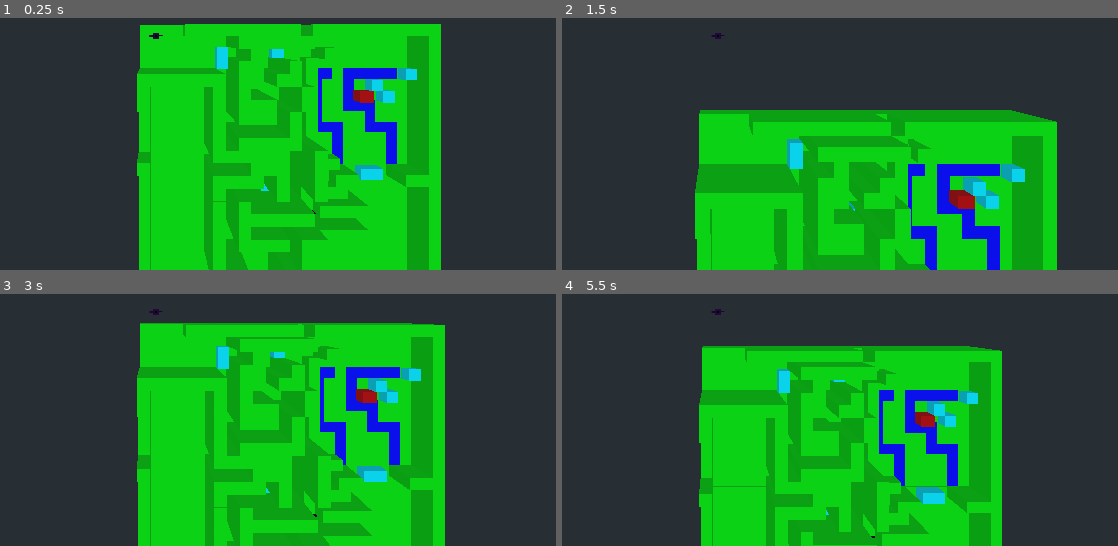
Above: before the commit, frames 1-4 (two rows, left to right).
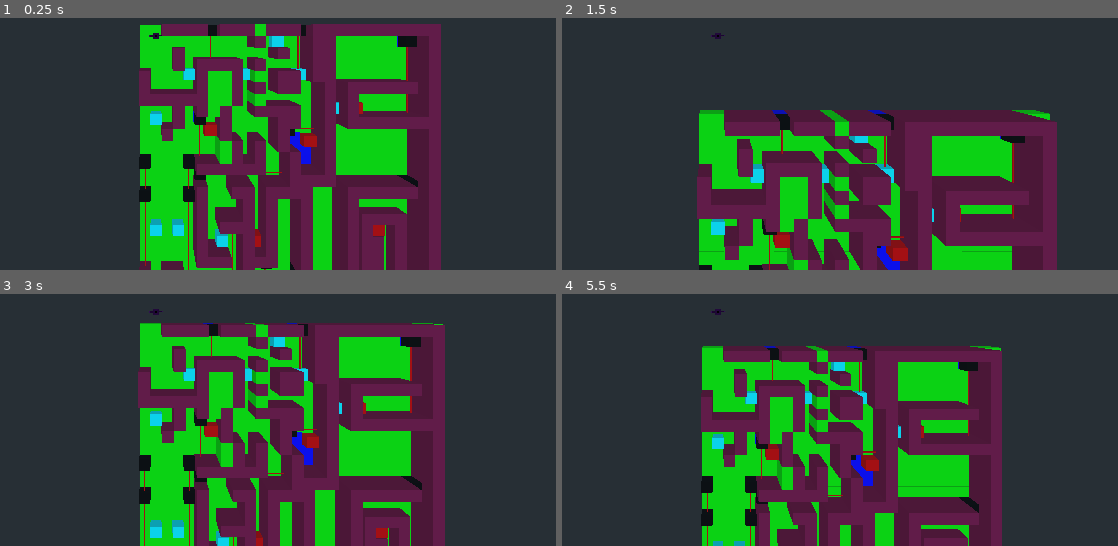
Above: after the commit, the same moments.

Repository: dktr0/NotWaitingForGodot
Game: Godot game, scene res://NotWaitingForGodot.tscn
Two runs of this game, one before a commit and one after it. Both use one fixed random seed, a clock stepped at 60 frames per second and the inputs below.
Inputs (mouse positions are in pixels of both pictures, inside the frame that each line leads up to):
- Up to frame 1 (0.25 s): no input
- Up to frame 2 (1.5 s): tap Enter at 0.5 s; move the mouse to (762, 33) at 0.52 s; hold W (left_stick_up) from 0.53 s (still down); tap Space (a_button) at 0.6, 1.35 s; click (762, 33) at 0.67 s; move the mouse to (678, 38) at 1.27 s
- Up to frame 3 (3 s): keep holding W (left_stick_up); move the mouse to (177, 304) at 2.02 s; tap Space (a_button) at 2.1, 2.85 s; tap R (reset) at 2.75 s; move the mouse to (144, 319) at 2.77 s; click (144, 319) at 2.92 s
- Up to frame 4 (5.5 s): keep holding W (left_stick_up); move the mouse to (778, 316) at 3.52 s; tap Space (a_button) at 3.6, 4.35, 5.1 s; move the mouse to (656, 306) at 4.27 s; tap R (reset) at 5 s; move the mouse to (728, 311) at 5.02 s; click (728, 311) at 5.17 s

The runs differ from the first frame. In frame 1, 39% of the frame differs, in the area x 24-80%, y 2-100%; in frame 2, 33%; in frame 3, 36%; in frame 4, 32%.

Commit message:
20240307

Diff:
--- /dev/null
+++ b/Beam.gd
@@ -0,0 +1,35 @@
+extends StaticBody
+
+onready var rayCast = $RayCast;
+onready var rayMesh = $RayMesh;
+
+var beamDirection = null;
+
+func _ready():
+	if beamDirection == "down":
+		rayCast.cast_to = Vector3(0,0,50);
+	elif beamDirection == "up":
+		rayCast.cast_to = Vector3(0,0,-50);
+	elif beamDirection == "left":
+		rayCast.cast_to = Vector3(-50,0,0);
+	else:
+		rayCast.cast_to = Vector3(50,0,0);
+
+func _physics_process(delta):
+	var hit = rayCast.get_collider();
+	if hit != null:
+		if !hit.is_in_group("Beam"):
+			var d = get_translation().distance_to(hit.get_translation());
+			print(str(d));
+			if(beamDirection == "down"):
+				rayMesh.set_scale(Vector3(0.1,0.1,d/2));
+				rayMesh.set_translation(Vector3(0,0,d/2));
+			if(beamDirection == "up"):
+				rayMesh.set_scale(Vector3(0.1,0.1,d*(-1)/2));
+				rayMesh.set_translation(Vector3(0,0,(d*-1)/2));
+			if(beamDirection == "left"):
+				rayMesh.set_scale(Vector3(d*(-1)/2,0.1,0.1));
+				rayMesh.set_translation(Vector3(d*(1)/2,0,0));
+			if(beamDirection == "right"):
+				rayMesh.set_scale(Vector3(d/2,0.1,0.1));
+				rayMesh.set_translation(Vector3(d/2,0,0));
--- /dev/null
+++ b/Beam.tscn
@@ -0,0 +1,33 @@
+[gd_scene load_steps=7 format=2]
+
+[ext_resource path="res://Beam.gd" type="Script" id=1]
+
+[sub_resource type="BoxShape" id=1]
+
+[sub_resource type="CubeMesh" id=2]
+
+[sub_resource type="SpatialMaterial" id=3]
+albedo_color = Color( 0.0117647, 0, 0, 1 )
+
+[sub_resource type="CubeMesh" id=4]
+
+[sub_resource type="SpatialMaterial" id=5]
+albedo_color = Color( 1, 0, 0, 1 )
+
+[node name="Beam" type="StaticBody" groups=["Beam"]]
+script = ExtResource( 1 )
+
+[node name="CollisionShape" type="CollisionShape" parent="."]
+shape = SubResource( 1 )
+
+[node name="CubeMesh" type="MeshInstance" parent="."]
+mesh = SubResource( 2 )
+material/0 = SubResource( 3 )
+
+[node name="RayCast" type="RayCast" parent="."]
+enabled = true
+
+[node name="RayMesh" type="MeshInstance" parent="."]
+transform = Transform( 0.1, 0, 0, 0, 0.1, 0, 0, 0, 10, 0, 0, 10 )
+mesh = SubResource( 4 )
+material/0 = SubResource( 5 )
--- a/NotWaitingForGodot.tscn
+++ b/NotWaitingForGodot.tscn
@@ -226,7 +226,7 @@
 [node name="NotWaitingForGodot" type="Spatial"]
 script = ExtResource( 1 )
 
-[node name="Player" type="KinematicBody" parent="."]
+[node name="Player" type="KinematicBody" parent="." groups=["Player"]]
 script = ExtResource( 2 )
 
 [node name="Camera" type="Camera" parent="Player"]
--- a/Player.gd
+++ b/Player.gd
@@ -53,7 +53,9 @@
 
 func _physics_process1(delta):
 	if global_translation.y > -20:
-		move_and_slide(fall, Vector3.UP)
+		# move_and_slide(fall, Vector3.UP)
+		# move_and_slide(fall,Vector3.UP,false,4,0.785398,false);
+		pass
 	if not is_on_floor():
 		fall.y -= gravity
 	if Input.is_action_just_pressed("a_button") and is_on_floor():
@@ -71,7 +73,9 @@
 	if direction.length() > 1:
 		direction = direction.normalized();
 	velocity = velocity.linear_interpolate(direction * speed, acceleration * delta);
-	velocity = move_and_slide(velocity, Vector3.UP);
+	# velocity = move_and_slide(velocity, Vector3.UP);
+	# velocity = move_and_slide(velocity,Vector3.UP,false,4,0.785398,false);
+	velocity = move_and_collide (velocity, false);
 
 func _physics_process2(delta):
 	if global_translation.y > -20:
--- a/World.gd
+++ b/World.gd
@@ -33,6 +33,13 @@
 	sb.add_child(m);
 	sb.translation = Vector3(x,y,z);
 	add_child(sb);
+
+func makeABeam(dir="up",x=0,y=0,z=0,r=1,g=0,b=0,xSize=2,ySize=2,zSize=2):
+	var scene = preload("res://Beam.tscn");
+	var beam = scene.instance();
+	beam.beamDirection = dir;
+	beam.translation = Vector3(x,y,z);
+	add_child(beam);
 
 func makeADoor(x=0,y=0,z=0,r=1,g=0,b=0,xSize=2,ySize=2,zSize=2):
 	var sb = StaticBody.new();
@@ -274,15 +281,24 @@
 		var hasAKey = false;
 		var hasADoor = false;
 		var hasAMovableBlock = false;
+		var beam = null;
 		if cell.find("w")>=0:
 			substance = "water";
 		if cell.find("s")>=0:
 			substance = "stone";
 		if cell.find("k")>=0:
 			hasAKey = true;
-		if cell.find("d")>=0:
+		if cell.find("door")>=0:
 			hasADoor = true;
-		if cell.find("m")>=0:
+		if cell.find("beamup")>=0:
+			beam = "up";
+		if cell.find("beamdown")>=0:
+			beam = "down";
+		if cell.find("beamleft")>=0:
+			beam = "left";
+		if cell.find("beamright")>=0:
+			beam = "right";
+		if cell.find("movable")>=0 || cell.find("moveable")>=0:
 			hasAMovableBlock = true;
 		if cell.find("1")>=0:
 			h = 1;
@@ -322,3 +338,5 @@
 			makeAKey(x,y+(h*yScale),z,1,0,0,yScale,2);
 		elif hasAMovableBlock:
 			movableCube(x,y+(h*yScale),z,0,1,1,2,2,2);
+		elif beam != null:
+			makeABeam(beam,x,y+(h*yScale),z,0,0,0,2,yScale,2);
Not shown, changed: map.txt
